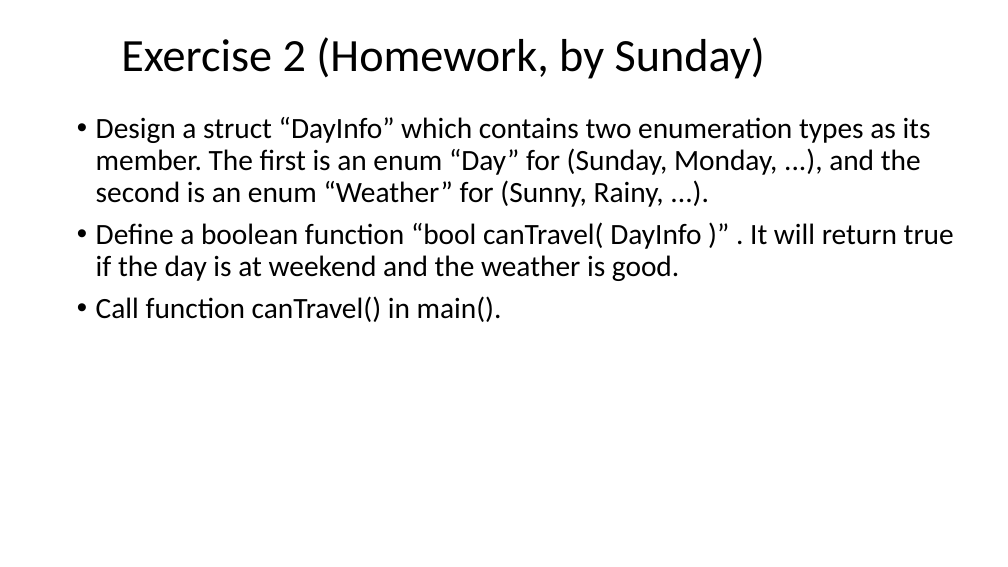
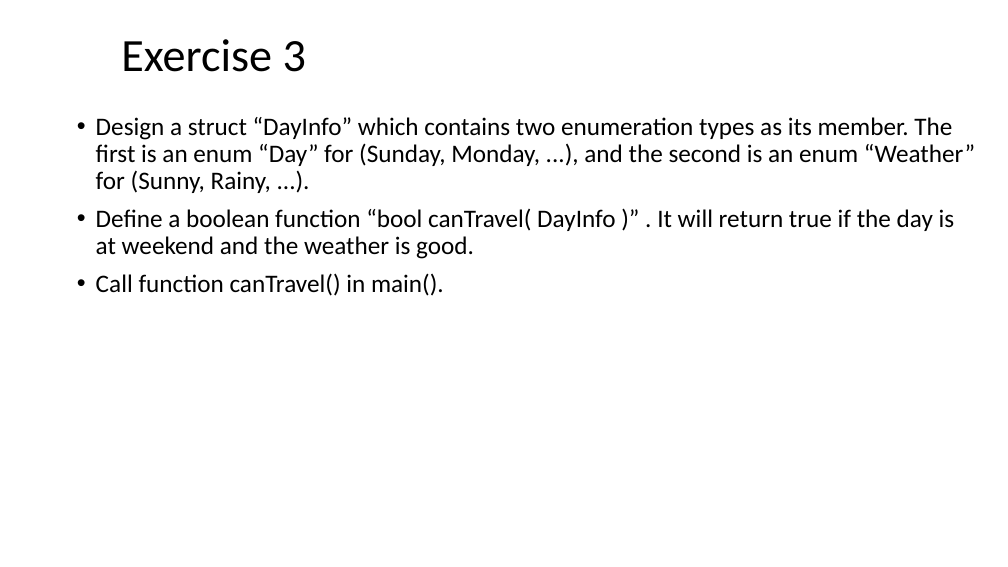
Before and after one commit to ShiqiYu/CPP, a slide deck: slide 25 of week04/Lab04.pptx (slide 32 before the commit). Drawn at 1008x567 pixels with LibreOffice and Linux fonts; fonts in the diff are those of the drawing; background and template pictures are left out. Boxes give left, top, right and bottom in pixels: in the first picture for what was removed or moved away, otherwise in the second. Text is boxed around its words. In the diff, an @@ line names an element or a change of style, - is before the commit and + after.

```diff
--- a/week04/Lab04.pptx
+++ b/week04/Lab04.pptx
@@ title at <box>121,39,306,72</box>: text changed @@
-Exercise 2 (Homework, by Sunday)
+Exercise 3
@@ text "Design a struct “DayInfo” which ..." at <box>96,117,975,296</box>: size 28 to 24 pt @@
```
Also in this commit, not shown: 2 other slides changed, 16 slides added, 22 slides removed.
